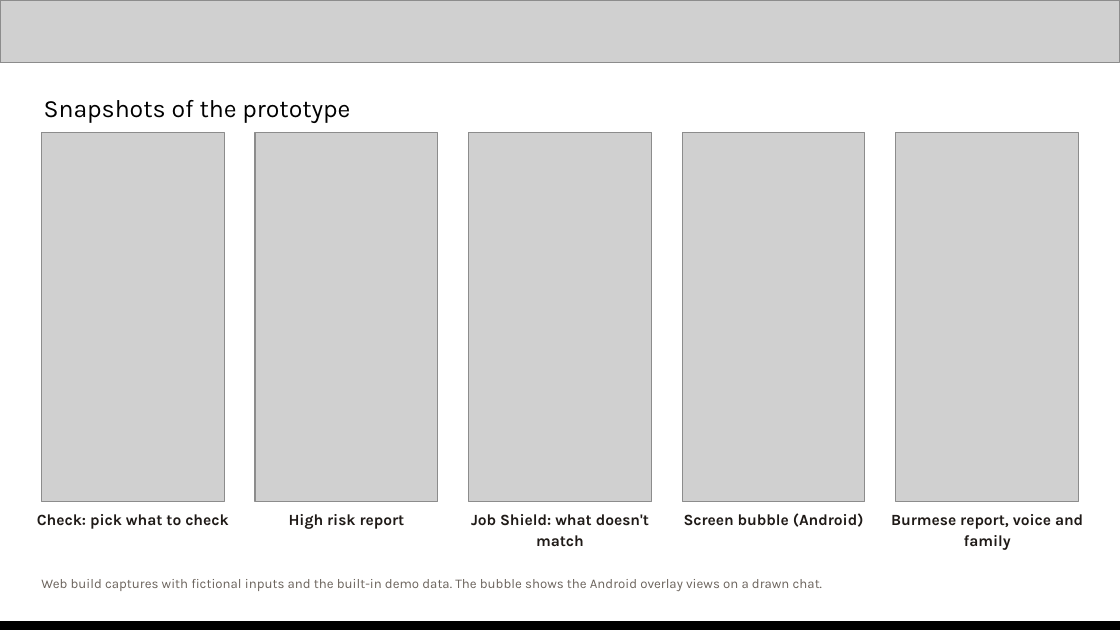
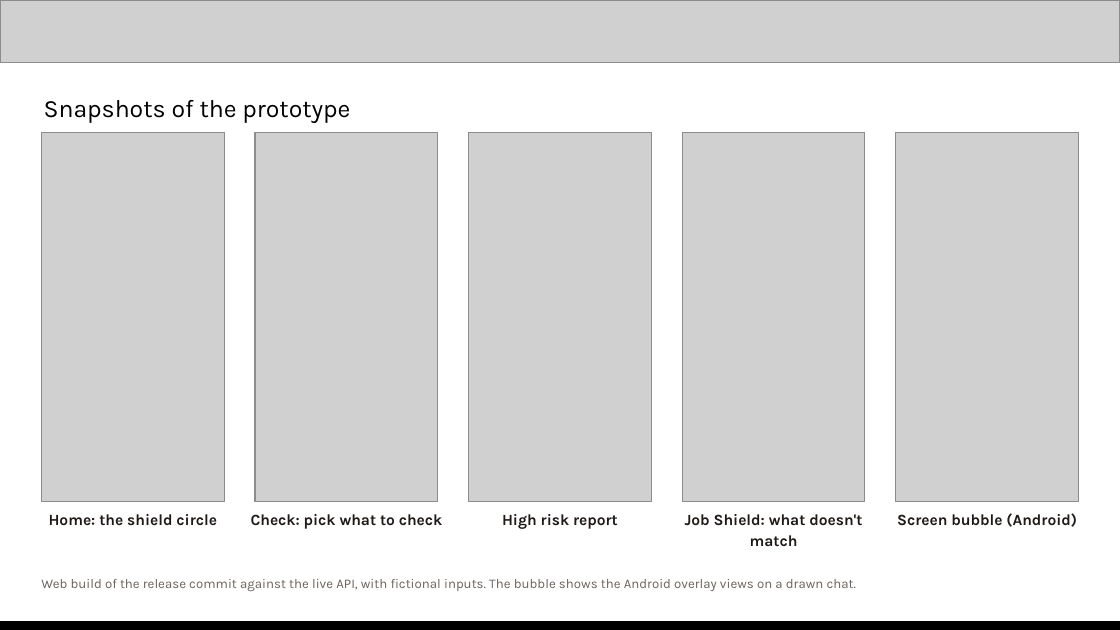
Before and after one commit to minthein128/scamshield, a slide deck: slide 10 of pitch/Kakwe-AIBuilderCup-submission.pptx. Drawn at 1120x630 pixels with LibreOffice and Linux fonts; fonts in the diff are those of the drawing; grey boxes stand for pictures. Boxes give left, top, right and bottom in pixels: in the first picture for what was removed or moved away, otherwise in the second. Text is boxed around its words. In the diff, an @@ line names an element or a change of style, - is before the commit and + after.

```diff
--- a/pitch/Kakwe-AIBuilderCup-submission.pptx
+++ b/pitch/Kakwe-AIBuilderCup-submission.pptx
@@ text at (49,514,217,526): text changed @@
-Check: pick what to check
+Home: the shield circle
@@ text at (251,514,442,529): text changed @@
-High risk report
+Check: pick what to check
@@ text at (502,514,618,529): text changed @@
-Job Shield: what doesn't match
+High risk report
@@ text at (685,514,862,546): text changed @@
-Screen bubble (Android)
+Job Shield: what doesn't match
@@ text at (897,513,1077,527): text changed @@
-Burmese report, voice and family
+Screen bubble (Android)
@@ text at (41,579,856,591): text changed @@
-Web build captures with fictional inputs and the built-in demo data. The bubble shows the Android overlay views on a drawn chat.
+Web build of the release commit against the live API, with fictional inputs. The bubble shows the Android overlay views on a drawn chat.
```
Also in this commit, not shown: 6 other slides changed, 13 other files.
